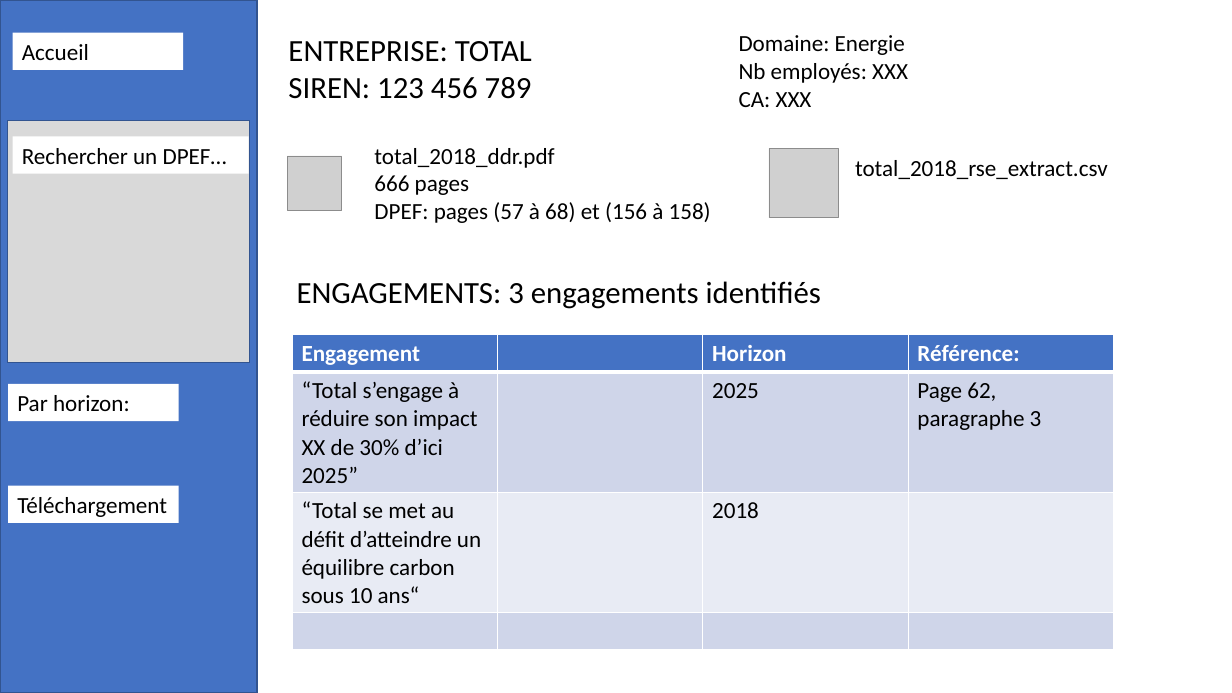
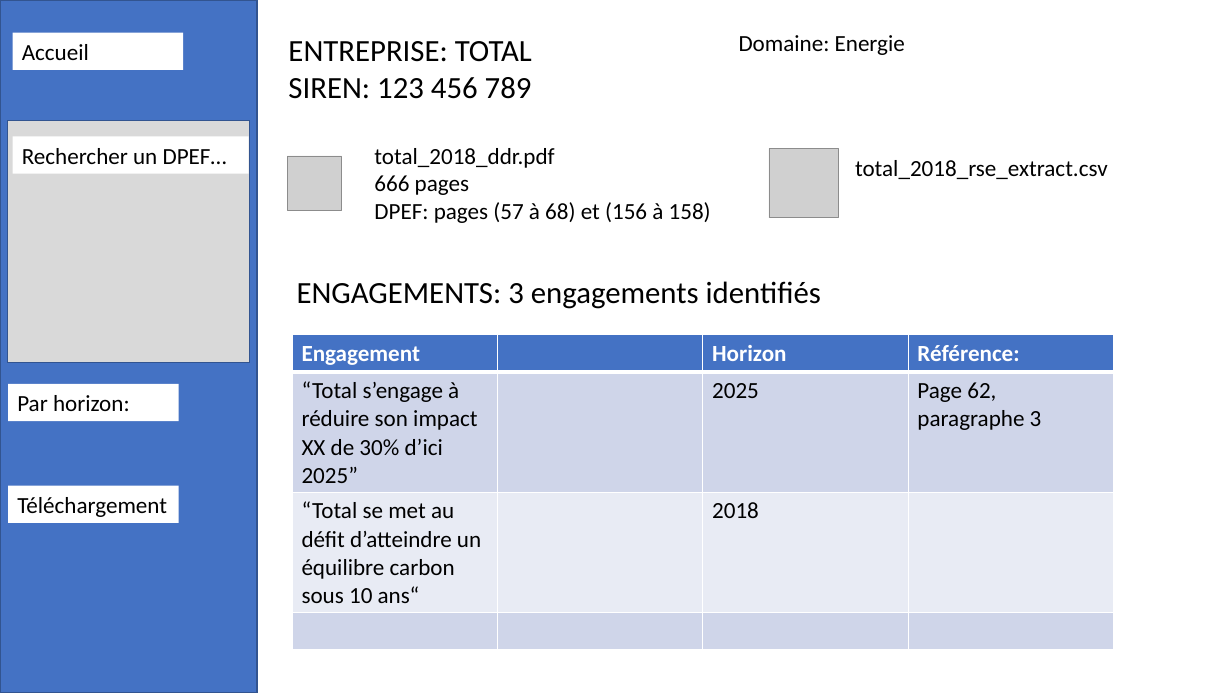
Before and after one commit to dataforgoodfr/batch7_rse, a slide deck: slide 2 of src/restitution/Website Draft.pptx. Drawn at 1232x693 pixels with LibreOffice and Linux fonts; fonts in the diff are those of the drawing; grey boxes stand for pictures. Boxes give left, top, right and bottom in pixels: in the first picture for what was removed or moved away, otherwise in the second. Text is boxed around its words. In the diff, an @@ line names an element or a change of style, - is before the commit and + after.

```diff
--- a/src/restitution/Website Draft.pptx
+++ b/src/restitution/Website Draft.pptx
@@ text at box(739, 63, 908, 107): paragraphs removed @@
-Nb employés: XXX
-CA: XXX
```
Also in this commit, not shown: 1 other file.
